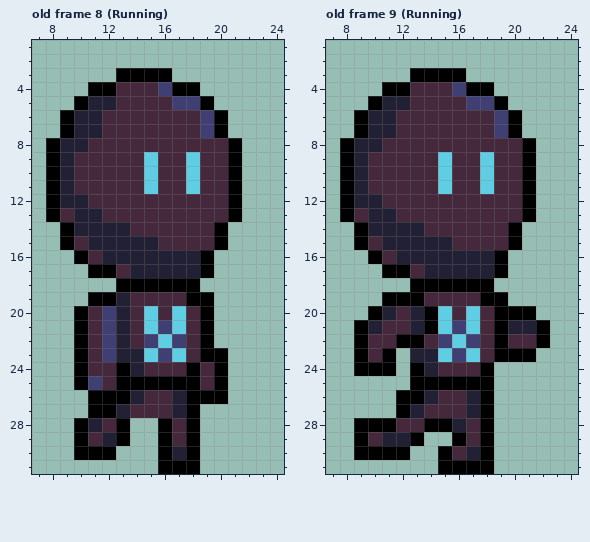
File history of a pixel-art file, Assets/Aseprite/Sprite-Character.aseprite. That is the earlier state.
32x32 pixels, 9 frames. Shown: old frame 8 (Running): x 7..24, y 1..31; old frame 9 (Running): x 7..24, y 1..31. The commit also changed other frames, which this record leaves out.
The same view after the edit:
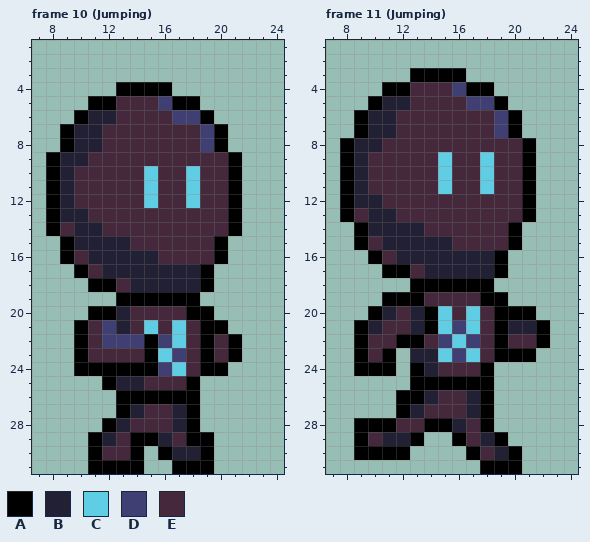
Palette (. is transparent): A #000000  B #222034  C #5fcde4  D #3f3f74  E #45283c
A new or re-ordered frame is compared with the old frame closest to it.
What changed:
{"change": "frames 9 -> 12"}
{"where": "frame 10 (Jumping) is new; against old frame 8 (Running)"}
{"frame":10,"y":3,"x":13,"old":"AAAA","new":"...."}
{"frame":10,"y":4,"x":11,"old":"AAEEEDAA","new":"..AAAA.."}
{"frame":10,"y":5,"x":10,"old":"ABB","new":".AA"}
{"frame":10,"y":5,"x":16,"old":"EDDA","new":"DAA."}
{"frame":10,"y":6,"x":9,"old":"AB","new":".A"}
{"frame":10,"y":6,"x":12,"old":"E","new":"B"}
{"frame":10,"y":6,"x":17,"old":"EEDA","new":"DDA."}
{"frame":10,"y":8,"x":8,"old":"AB","new":".A"}
{"frame":10,"y":8,"x":11,"old":"E","new":"B"}
{"frame":10,"y":8,"x":19,"old":"EEA","new":"DA."}
{"frame":10,"y":9,"x":10,"old":"E","new":"B"}
{"frame":10,"y":9,"x":15,"old":"C","new":"E"}
{"frame":10,"y":9,"x":18,"old":"C","new":"E"}
{"frame":10,"y":12,"x":10,"old":"B","new":"E"}
{"frame":10,"y":12,"x":15,"old":"E","new":"C"}
{"frame":10,"y":12,"x":18,"old":"E","new":"C"}
{"frame":10,"y":13,"x":9,"old":"E","new":"B"}
{"frame":10,"y":13,"x":11,"old":"B","new":"E"}
{"frame":10,"y":14,"x":8,"old":".A","new":"AE"}
{"frame":10,"y":14,"x":12,"old":"BB","new":"EE"}
{"frame":10,"y":14,"x":20,"old":"A.","new":"EA"}
{"frame":10,"y":15,"x":10,"old":"E","new":"B"}
{"frame":10,"y":15,"x":14,"old":"BB","new":"EE"}
{"frame":10,"y":16,"x":9,"old":".AE","new":"AEB"}
{"frame":10,"y":16,"x":16,"old":"BBBA.","new":"EEEEA"}
{"frame":10,"y":17,"x":10,"old":".AAE","new":"AEBB"}
{"frame":10,"y":18,"x":11,"old":"..AAAAAA.","new":"AAEBBBBBA"}
{"frame":10,"y":19,"x":11,"old":"AABEEEE","new":"..AAAAA"}
{"frame":10,"y":19,"x":19,"old":"A","new":"."}
{"frame":10,"y":20,"x":10,"old":"AED","new":".AA"}
{"frame":10,"y":20,"x":15,"old":"C","new":"E"}
{"frame":10,"y":20,"x":17,"old":"CE","new":"EA"}
{"frame":10,"y":21,"x":16,"old":"D","new":"E"}
{"frame":10,"y":21,"x":20,"old":".","new":"A"}
{"frame":10,"y":22,"x":13,"old":"BEDCD","new":"DDADC"}
{"frame":10,"y":22,"x":20,"old":"..","new":"EA"}
{"frame":10,"y":23,"x":12,"old":"DBBCDC","new":"EEEACD"}
{"frame":10,"y":23,"x":20,"old":"A.","new":"EA"}
{"frame":10,"y":24,"x":11,"old":"EE","new":"AA"}
{"frame":10,"y":24,"x":14,"old":"BEEEAE","new":"AADCEA"}
{"frame":10,"y":25,"x":10,"old":"ADEAAAAA","new":"..ABBEEE"}
{"frame":10,"y":25,"x":19,"old":"EA","new":".."}
{"frame":10,"y":26,"x":11,"old":"AA","new":".."}
{"frame":10,"y":26,"x":14,"old":"BEEB","new":"AAAA"}
{"frame":10,"y":26,"x":19,"old":"AA","new":".."}
{"frame":10,"y":27,"x":11,"old":"AABE","new":"..AB"}
{"frame":10,"y":28,"x":10,"old":"ABEA..AE","new":"..ABEEEB"}
{"frame":10,"y":29,"x":10,"old":"AE","new":".A"}
{"frame":10,"y":29,"x":13,"old":"A..A","new":"EAAB"}
{"frame":10,"y":29,"x":19,"old":".","new":"A"}
{"frame":10,"y":30,"x":10,"old":"A","new":"."}
{"frame":10,"y":30,"x":12,"old":"A..","new":"EEA"}
{"frame":10,"y":30,"x":18,"old":"A.","new":"BA"}
{"frame":10,"y":31,"x":11,"old":"....","new":"AAAA"}
{"frame":10,"y":31,"x":16,"old":"A","new":"."}
{"frame":10,"y":31,"x":19,"old":".","new":"A"}
{"where": "frame 11 (Jumping) is new; against old frame 9 (Running)"}
{"frame":11,"y":29,"x":18,"old":"A.","new":"BA"}
{"frame":11,"y":30,"x":15,"old":"AEBA..","new":"..AEBA"}
{"frame":11,"y":31,"x":15,"old":"AAA","new":"..."}
{"frame":11,"y":31,"x":19,"old":"..","new":"AA"}
{"label":"changed","picture_box":[46,68,242,474]}
{"label":"changed","picture_box":[438,432,522,474]}
